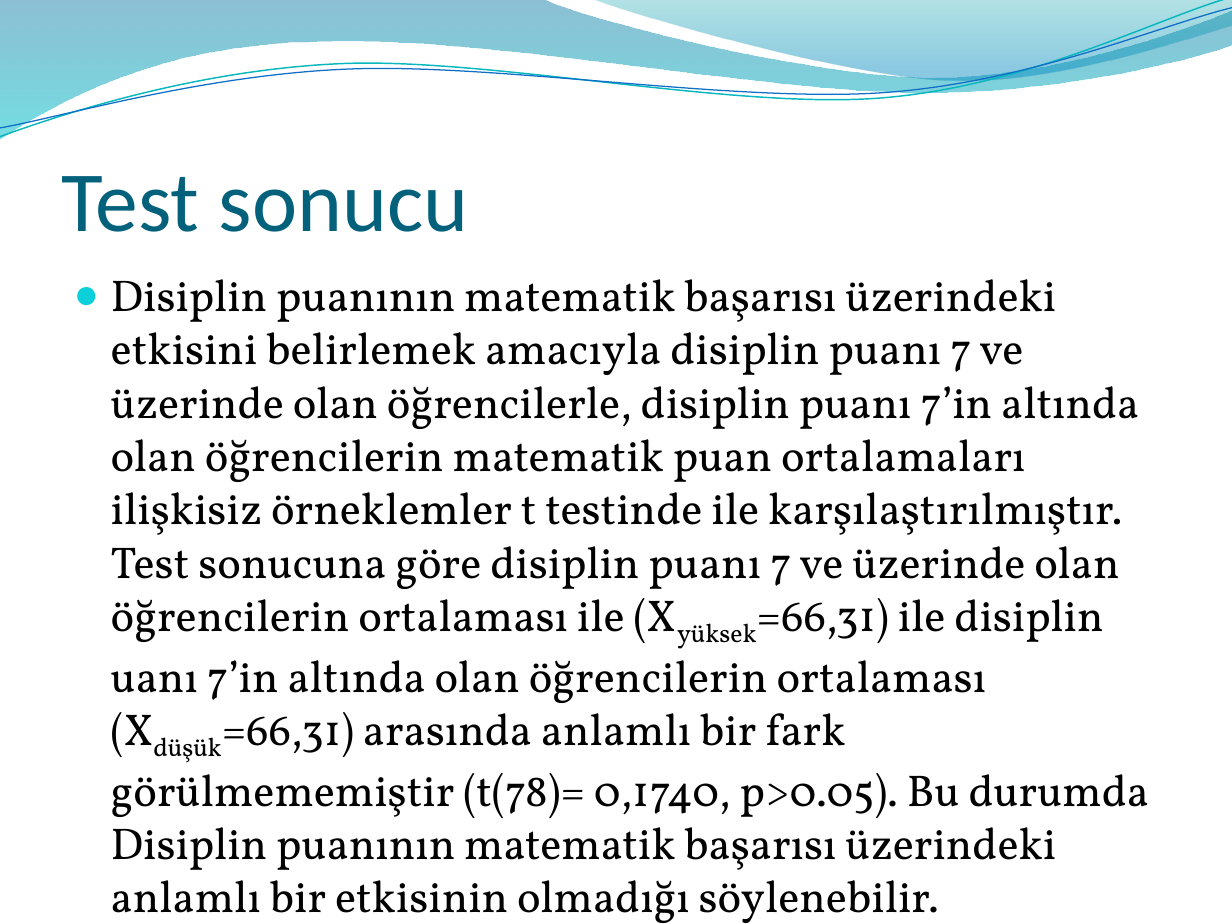
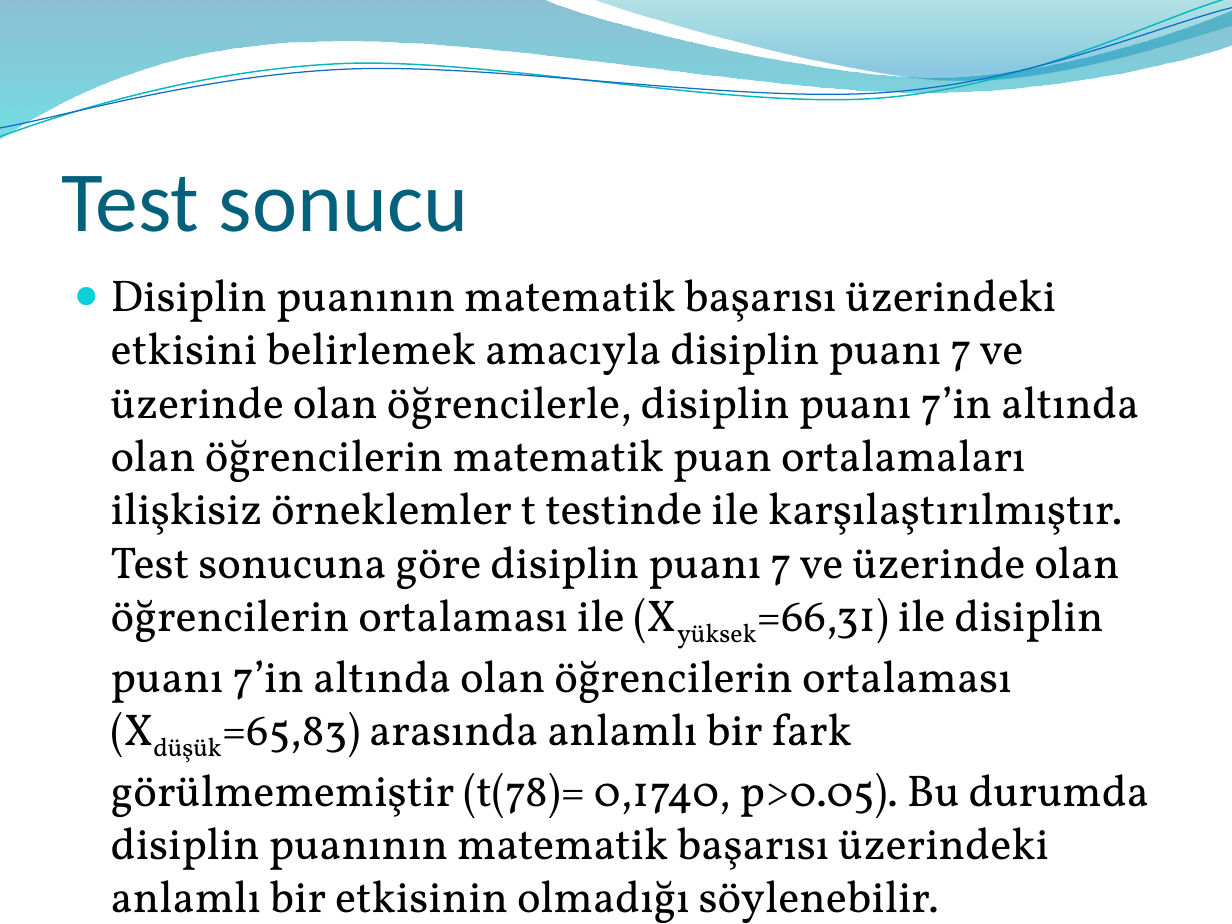
Before and after one commit to atalay-k/OLC631, a slide deck: slide 8 of t testi_uygulama.pptx. Drawn at 1232x924 pixels with LibreOffice and Linux fonts; fonts in the diff are those of the drawing; background and template pictures are left out. Boxes give left, top, right and bottom in pixels: in the first picture for what was removed or moved away, otherwise in the second. Text is boxed around its words. In the diff, an @@ line names an element or a change of style, - is before the commit and + after.

```diff
--- a/t testi_uygulama.pptx
+++ b/t testi_uygulama.pptx
@@ text at [111, 279, 1149, 870]: text changed @@
-● Disiplin puanının matematik başarısı üzerindeki etkisini belirlemek amacıyla disiplin puanı 7 ve üzerinde olan öğrencilerle, disiplin puanı 7’in altında olan öğrencilerin matematik puan ortalamaları ilişkisiz örneklemler t testinde ile karşılaştırılmıştır. Test sonucuna göre disiplin puanı 7 ve üzerinde olan öğrencilerin ortalaması ile (Xyüksek=66,31) ile disiplin uanı 7’in altında olan öğrencilerin ortalaması (Xdüşük=66,31) arasında anlamlı bir fark görülmememiştir (t(78)= 0,1740, p>0.05). Bu durumda Disiplin puanının matematik başarısı üzerindeki anlamlı bir etkisinin olmadığı söylenebilir.
+● Disiplin puanının matematik başarısı üzerindeki etkisini belirlemek amacıyla disiplin puanı 7 ve üzerinde olan öğrencilerle, disiplin puanı 7’in altında olan öğrencilerin matematik puan ortalamaları ilişkisiz örneklemler t testinde ile karşılaştırılmıştır. Test sonucuna göre disiplin puanı 7 ve üzerinde olan öğrencilerin ortalaması ile (Xyüksek=66,31) ile disiplin puanı 7’in altında olan öğrencilerin ortalaması (Xdüşük=65,83) arasında anlamlı bir fark görülmememiştir (t(78)= 0,1740, p>0.05). Bu durumda disiplin puanının matematik başarısı üzerindeki anlamlı bir etkisinin olmadığı söylenebilir.
```
Also in this commit, not shown: 1 other slide changed, 8 other files.
